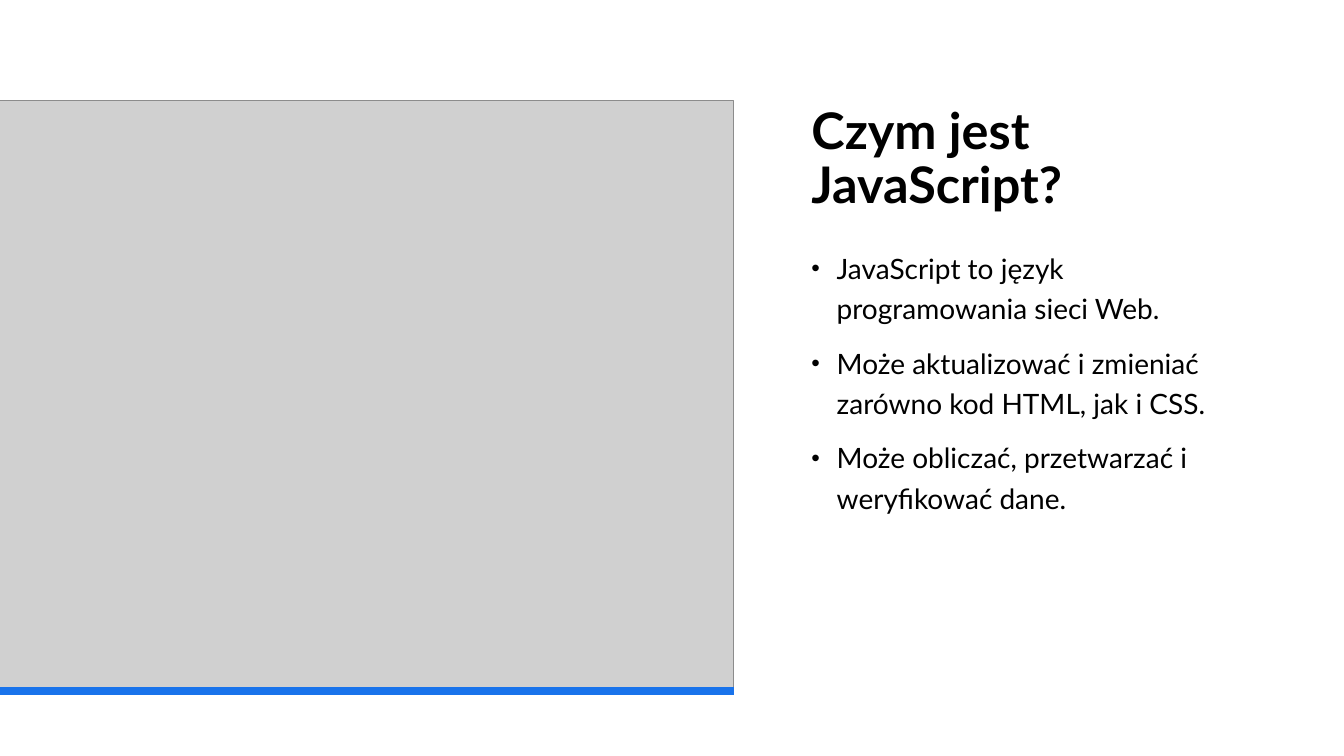
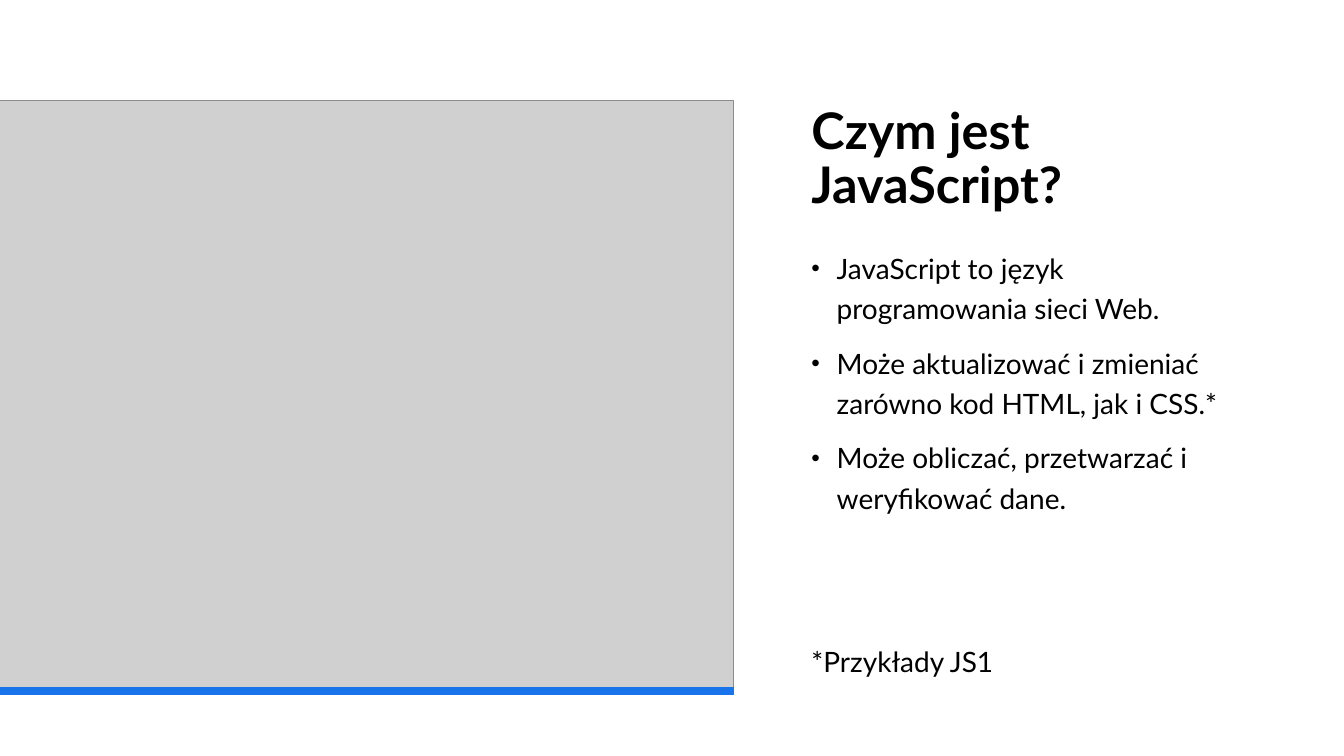
Before and after one commit to Estremo102/Aplikacje-Internetowe, a slide deck: slide 4 of Aplikacje internetowe.pptx. Drawn at 1344x756 pixels with LibreOffice and Linux fonts; fonts in the diff are those of the drawing; grey boxes stand for pictures. Boxes give left, top, right and bottom in pixels: in the first picture for what was removed or moved away, otherwise in the second. Text is boxed around its words. In the diff, an @@ line names an element or a change of style, - is before the commit and + after.

```diff
--- a/Aplikacje internetowe.pptx
+++ b/Aplikacje internetowe.pptx
@@ text at bbox=[837, 353, 1217, 419]: text changed @@
-• Może aktualizować i zmieniać zarówno kod HTML, jak i CSS.
+• Może aktualizować i zmieniać zarówno kod HTML, jak i CSS.*
@@ text at bbox=[811, 651, 993, 677]: paragraph added @@
+*Przykłady JS1
```
Also in this commit, not shown: 4 other files.
